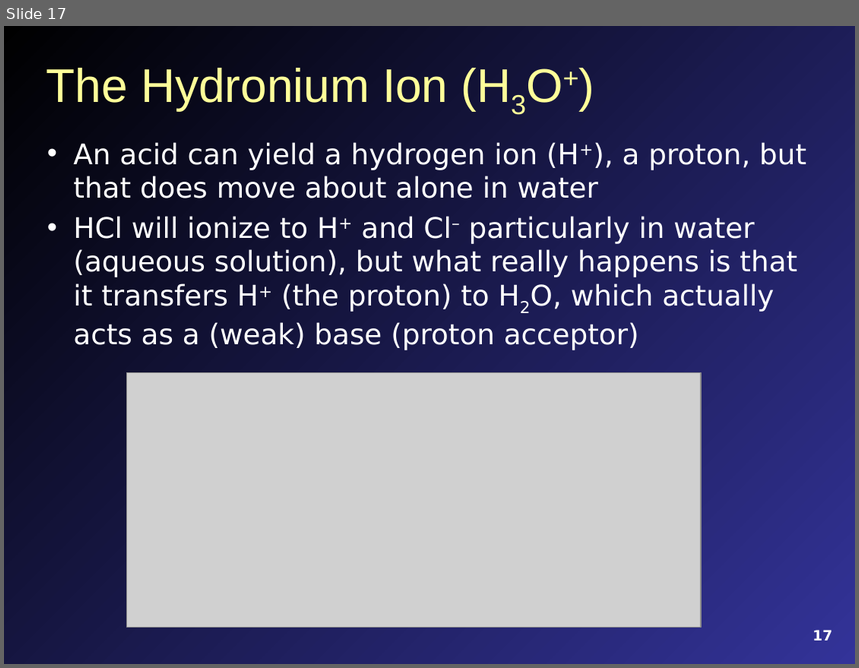
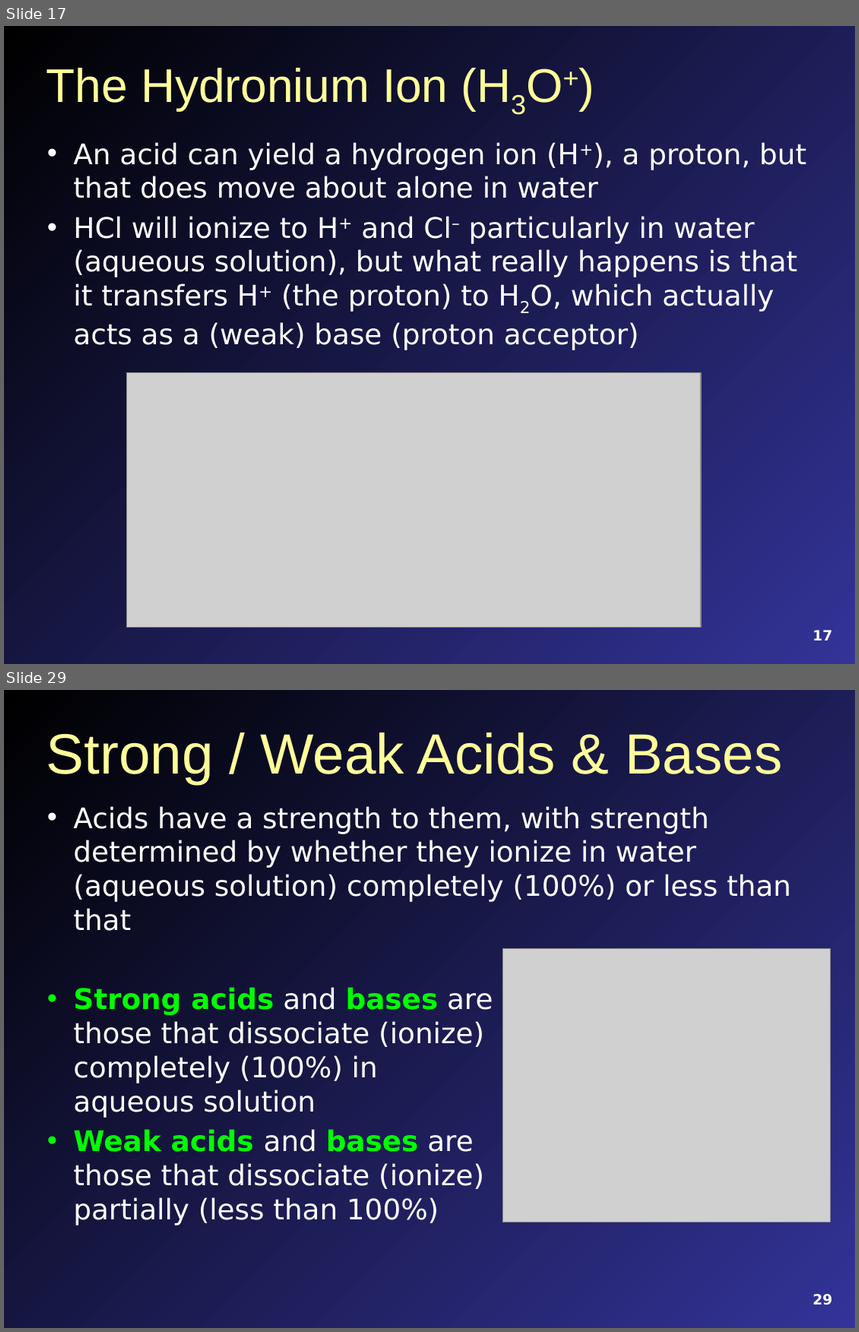
Before and after one commit to mavigozler/mavigozler.github.io, a slide deck: Teaching/Chemistry/Lecture Slides/FCC Chem 3A Chap 12 Content.pptx. Shown one above the other, each under a label of ours: slide 17 before the commit, slides 17 and 29 after it; the slides between them are not shown. The pictures are 859x668 and 859x1332 pixels, drawn with LibreOffice and Linux fonts; fonts in the diff are those of the drawing; grey boxes stand for pictures. Boxes give left, top, right and bottom in pixels: in the first picture for what was removed or moved away, otherwise in the second. Text is boxed around its words. In the diff, an @@ line names an element or a change of style, - is before the commit and + after.

```diff
--- a/Teaching/Chemistry/Lecture Slides/FCC Chem 3A Chap 12 Content.pptx
+++ b/Teaching/Chemistry/Lecture Slides/FCC Chem 3A Chap 12 Content.pptx
@@ slide 29 added at <box>4,690,855,1328</box>, background gradient #000000 to #333399 @@
@@ title added at <box>47,733,782,784</box>, 48 pt, text #FFFF99 @@
+Strong / Weak Acids & Bases
@@ text added at <box>73,806,791,1226</box>, 24 pt, text #FFFFFF @@
+• Acids have a strength to them, with strength determined by whether they ionize in water (aqueous solution) completely (100%) or less than that
+• Strong acids and bases are
+  those that dissociate (ionize)
+  completely (100%) in
+  aqueous solution
+• Weak acids and bases are
+  those that dissociate (ionize)
+  partially (less than 100%)
@@ picture added at <box>503,948,829,1223</box> @@
@@ page number added at <box>813,1294,832,1306</box>, 12 pt, text #FFFFFF, bold @@
+29
```
Also in this commit, not shown: 27 other slides added, 2 slides removed, 5 other files.
